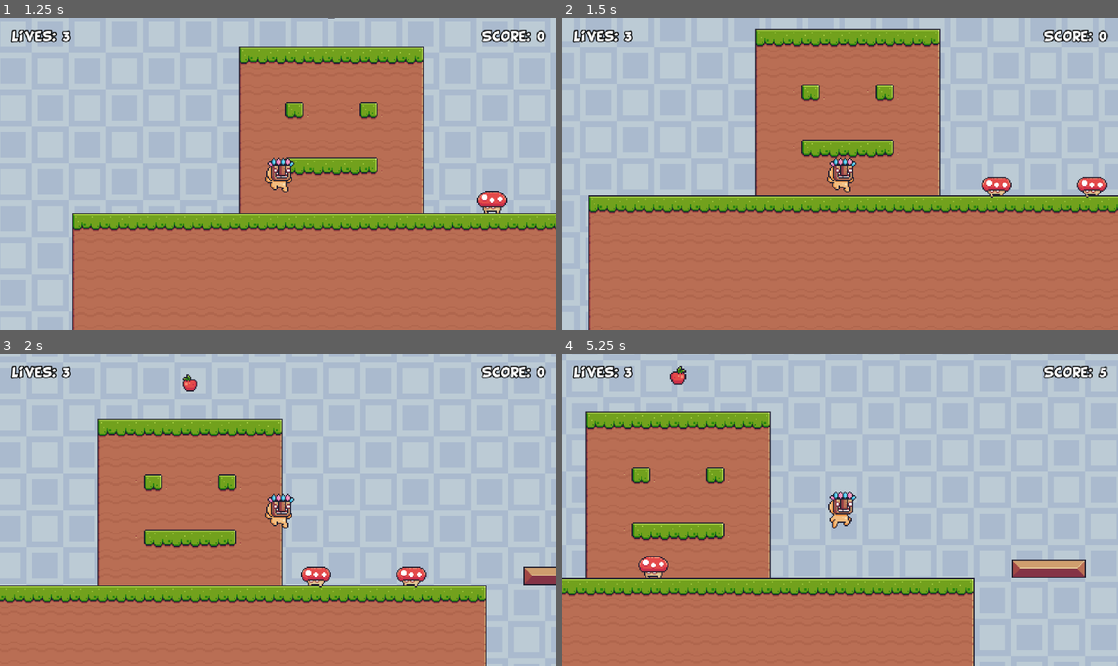
Above: before the commit, frames 1-4 (two rows, left to right).
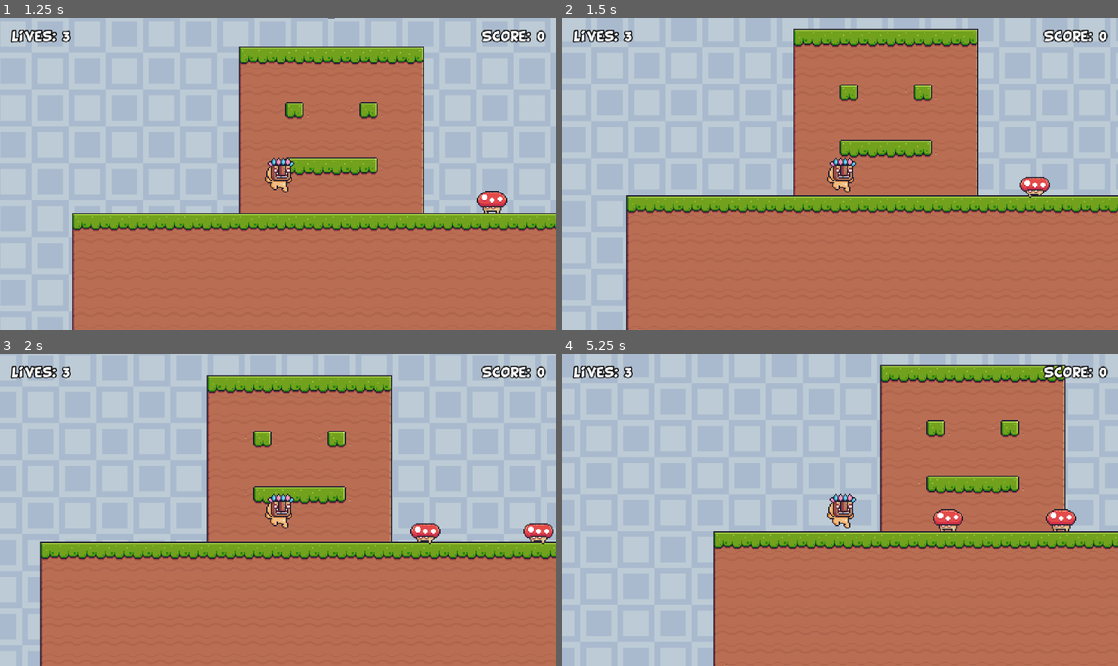
Above: after the commit, the same moments.

Repository: DarioZubaray/godot-learning-projects
Game: Godot game, scene res://scenes/levels/level_4.tscn
Same seed, same stepped clock (60 frames per second), same inputs: the game is played once before the commit and once after it. This scene is started directly instead of the project's main scene.
Inputs:
- Up to frame 1 (1.25 s): hold Right (right) from 0.53 s (still down); tap Space (jump) at 0.6, 0.77, 1.07 s
- Up to frame 2 (1.5 s): keep holding Right (right); tap Space (jump) at 1.35 s
- Up to frame 3 (2 s): keep holding Right (right); tap Space (jump) at 1.52, 1.82 s
- Up to frame 4 (5.25 s): release Right (right) at 2.03 s; hold Left (left) 2.03-2.78 s; tap Space (jump) at 2.1, 2.85, 3.02, 3.32, 3.6, 3.77, 4.07, 4.35, 4.52, 4.82, 5.1 s; hold Right (right) 2.78-4.28 s; hold Left (left) 4.28-5.03 s; hold Right (right) from 5.03 s (still down)

Frame 1 is identical in both runs. In frame 2, 15% of the frame differs, in the area x 4-100%, y 3-100%; in frame 3, 42%; in frame 4, 62%, in the area x 0-100%, y 3-100%.

Commit message:
adding corner correction

Diff:
--- a/05-2d-platformer/scenes/levels/level_4.tscn
+++ b/05-2d-platformer/scenes/levels/level_4.tscn
@@ -12,7 +12,7 @@
 [sub_resource type="RectangleShape2D" id="RectangleShape2D_um320"]
 size = Vector2(1318, 20)
 
-[node name="Level4" instance=ExtResource("1_ogj6a")]
+[node name="Level4" unique_id=1989771556 instance=ExtResource("1_ogj6a")]
 
 [node name="Background" parent="TilemapLayers/Parallax2D" index="0"]
 tile_map_data = PackedByteArray("AAD1//T/AAAAAAAAAAD1//X/AAAAAAAAAAD1//b/AAAAAAAAAAD1//f/AAAAAAAAAAD1//j/AAAAAAAAAAD1// …(12992 unchanged characters)…
@@ -20,10 +20,10 @@
 [node name="Foreground" parent="TilemapLayers" index="1"]
 tile_map_data = PackedByteArray("AAD+/xAAAAABAAEAAAD9/w8AAAAAAAAAAAD9/xAAAAAAAAEAAAD9/xEAAAAAAAEAAAD9/xIAAAAAAAEAAAD9/x …(5744 unchanged characters)…
 
-[node name="Apple" parent="Collectibles" index="0" instance=ExtResource("2_rej77")]
+[node name="Apple" parent="Collectibles" index="0" unique_id=1594933613 instance=ExtResource("2_rej77")]
 position = Vector2(730, 2)
 
-[node name="Apple2" parent="Collectibles" index="1" instance=ExtResource("2_rej77")]
+[node name="Apple2" parent="Collectibles" index="1" unique_id=223342309 instance=ExtResource("2_rej77")]
 position = Vector2(225, -27)
 
 [node name="FallDeathArea" parent="Traps" index="0"]
@@ -32,25 +32,25 @@
 [node name="CollisionShape2D" parent="Traps/FallDeathArea" index="0"]
 shape = SubResource("RectangleShape2D_ts8eg")
 
-[node name="CollisionShape2D2" type="CollisionShape2D" parent="Traps/FallDeathArea" index="1"]
+[node name="CollisionShape2D2" type="CollisionShape2D" parent="Traps/FallDeathArea" index="1" unique_id=1589076161]
 position = Vector2(1240, 2)
 shape = SubResource("RectangleShape2D_um320")
 
-[node name="Mushroom" parent="Enemies" index="0" instance=ExtResource("2_anwe6")]
+[node name="Mushroom" parent="Enemies" index="0" unique_id=26857529 instance=ExtResource("2_anwe6")]
 position = Vector2(440, 131)
 
-[node name="Mushroom2" parent="Enemies" index="1" instance=ExtResource("2_anwe6")]
+[node name="Mushroom2" parent="Enemies" index="1" unique_id=2028484468 instance=ExtResource("2_anwe6")]
 position = Vector2(375, 131)
 
-[node name="Bat" parent="Enemies" index="2" instance=ExtResource("3_rej77")]
+[node name="Bat" parent="Enemies" index="2" unique_id=792076024 instance=ExtResource("3_rej77")]
 position = Vector2(984, -89)
 speed = 30.0
 
-[node name="MovingPlatform" parent="MovingPlatforms" index="0" node_paths=PackedStringArray("target") instance=ExtResource("4_5vn0v")]
+[node name="MovingPlatform" parent="MovingPlatforms" index="0" unique_id=1636580865 node_paths=PackedStringArray("target") instance=ExtResource("4_5vn0v")]
 position = Vector2(672, 89)
 target = NodePath("Marker2D")
 
-[node name="Marker2D" type="Marker2D" parent="MovingPlatforms/MovingPlatform" index="2"]
+[node name="Marker2D" type="Marker2D" parent="MovingPlatforms/MovingPlatform" index="2" unique_id=863527258]
 position = Vector2(209, -148)
 
 [node name="LevelEnd" parent="." index="7"]
--- a/05-2d-platformer/scenes/player/player.gd
+++ b/05-2d-platformer/scenes/player/player.gd
@@ -5,11 +5,14 @@
 @export var gravity: float
 @export var coyote_time: float
 @export var jump_buffer_time: float
+@export var corner_correction_amount: float
 
 @onready var animated_sprite_2d: AnimatedSprite2D = $AnimatedSprite2D
 @onready var animation_player: AnimationPlayer = $AnimationPlayer
 
 @onready var audio_stream_player_2d: AudioStreamPlayer2D = $AudioStreamPlayer2D
+@onready var ray_cast_left: RayCast2D = $RayCastLeft
+@onready var ray_cast_right: RayCast2D = $RayCastRight
 
 var is_facing_right = true
 var coyote_timer := 0.0
@@ -51,12 +54,29 @@
 		coyote_timer = 0
 		jump_buffer_timer = 0
 		AudioManager.play_sfx(audio_stream_player_2d, AudioManager.JUMP)
+
 	if not is_on_floor():
 		velocity.y += gravity * delta
+		correct_corner()
 
 func move_x() -> void:
 	var input_axis := Input.get_axis("left", "right")
 	velocity.x = input_axis * speed
+
+func correct_corner() -> void:
+	if is_on_wall():
+		return
+
+	if ray_cast_left.is_colliding() and not ray_cast_right.is_colliding():
+		if is_facing_right:
+			position.x += corner_correction_amount
+		else:
+			position.x -= corner_correction_amount
+	elif ray_cast_right.is_colliding() and not ray_cast_left.is_colliding():
+		if is_facing_right:
+			position.x -= corner_correction_amount
+		else:
+			position.x += corner_correction_amount
 
 func flip() -> void:
 	if (is_facing_right and velocity.x < 0) or (not is_facing_right and velocity.x > 0):
--- a/05-2d-platformer/scenes/player/player.tscn
+++ b/05-2d-platformer/scenes/player/player.tscn
@@ -280,6 +280,7 @@
 gravity = 980.0
 coyote_time = 0.3
 jump_buffer_time = 0.3
+corner_correction_amount = 3.0
 metadata/_edit_group_ = true
 
 [node name="AnimatedSprite2D" type="AnimatedSprite2D" parent="." unique_id=1412026416]
@@ -304,5 +305,13 @@
 
 [node name="AudioStreamPlayer2D" type="AudioStreamPlayer2D" parent="." unique_id=235712639]
 
+[node name="RayCastLeft" type="RayCast2D" parent="." unique_id=1295435173]
+position = Vector2(-6, 0)
+target_position = Vector2(0, -25)
+
+[node name="RayCastRight" type="RayCast2D" parent="." unique_id=1861039450]
+position = Vector2(6, 0)
+target_position = Vector2(0, -25)
+
 [connection signal="area_entered" from="Hurtbox" to="." method="_on_hurtbox_area_entered"]
 [connection signal="animation_finished" from="AnimationPlayer" to="." method="_on_animation_player_animation_finished"]
Not shown: 1 places in 05-2d-platformer/scenes/levels/level_4.tscn that only renumber resources
